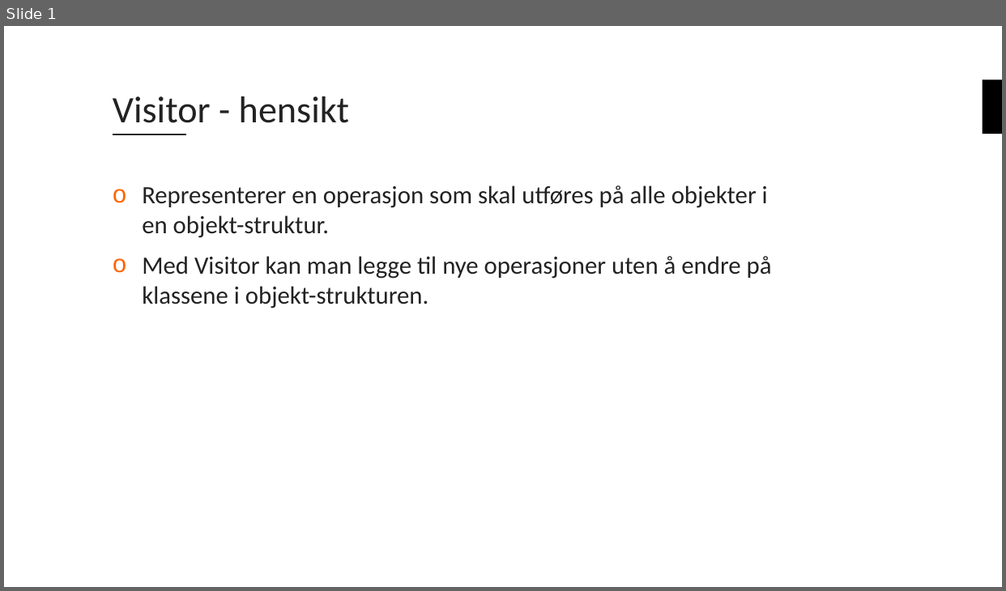
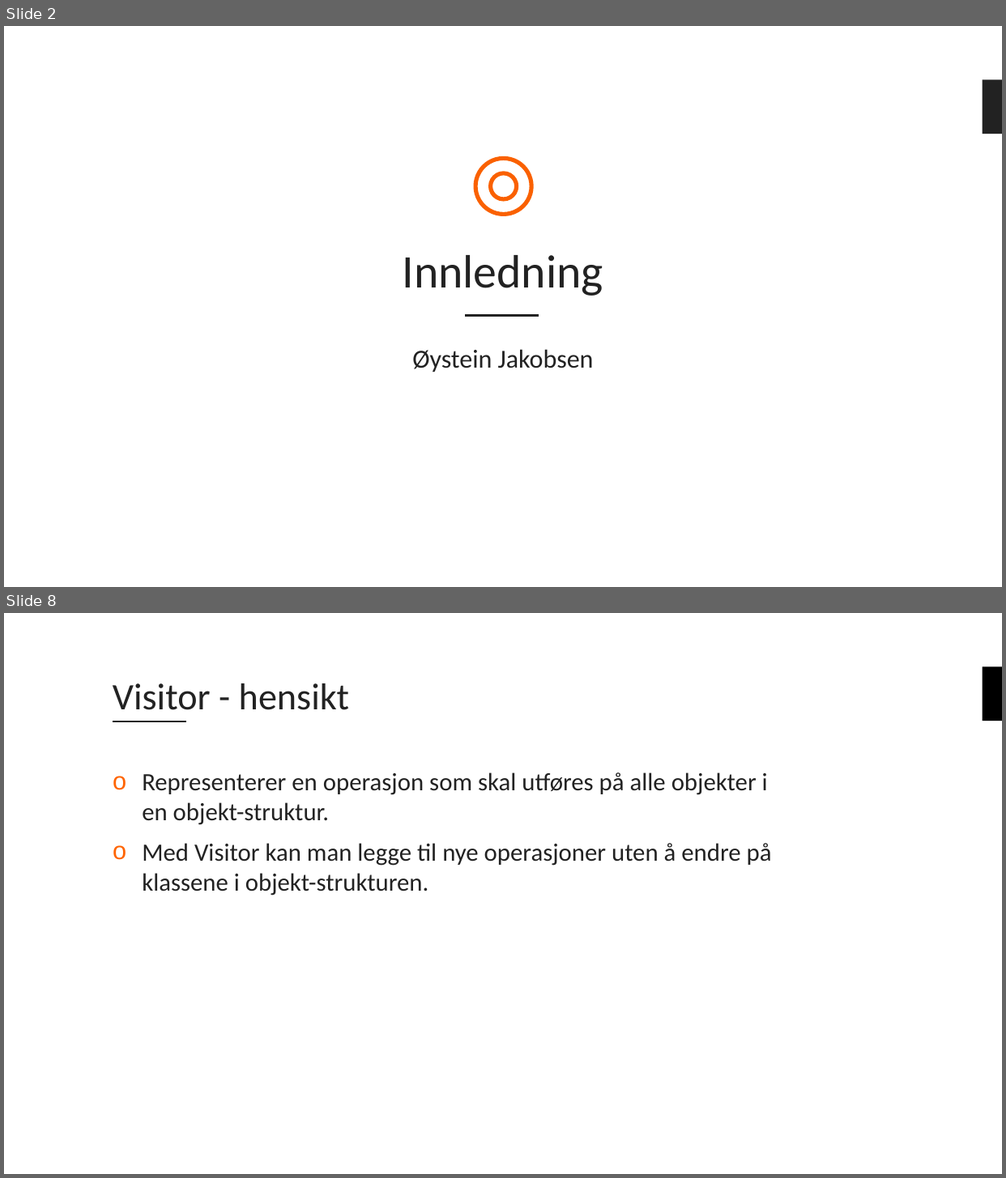
Before and after one commit to bouvet/VisitorAndStrategyPattern, a slide deck: Presentasjon.pptx. Shown one above the other, each under a label of ours: slide 1 before the commit, slides 2 and 8 after it; the slides between them are not shown. The pictures are 1006x591 and 1006x1178 pixels, drawn with LibreOffice and Linux fonts; fonts in the diff are those of the drawing; background and template pictures are left out. Boxes give left, top, right and bottom in pixels: in the first picture for what was removed or moved away, otherwise in the second. Text is boxed around its words. In the diff, an @@ line names an element or a change of style, - is before the commit and + after.

```diff
--- a/Presentasjon.pptx
+++ b/Presentasjon.pptx
@@ slide 2 added at (x1=4, y1=26, x2=1002, y2=587), background #FFFFFF @@
@@ rectangle added at (x1=982, y1=80, x2=1002, y2=134), fill #222222 @@
@@ ellipse added at (x1=475, y1=159, x2=532, y2=215), outline #FA6100 4 pt @@
@@ ellipse added at (x1=491, y1=173, x2=517, y2=199), outline #FA6100 4 pt @@
@@ title added at (x1=403, y1=255, x2=603, y2=296), 45 pt, text #222222 @@
+Innledning
@@ line added from (465, 316) to (539, 316), #222222 2 pt @@
@@ subtitle added at (x1=412, y1=349, x2=594, y2=372), 25 pt, text #222222 @@
+Øystein Jakobsen
@@ what was slide 1 is now slide 8 @@
```
Also in this commit, not shown: 9 other slides added.
